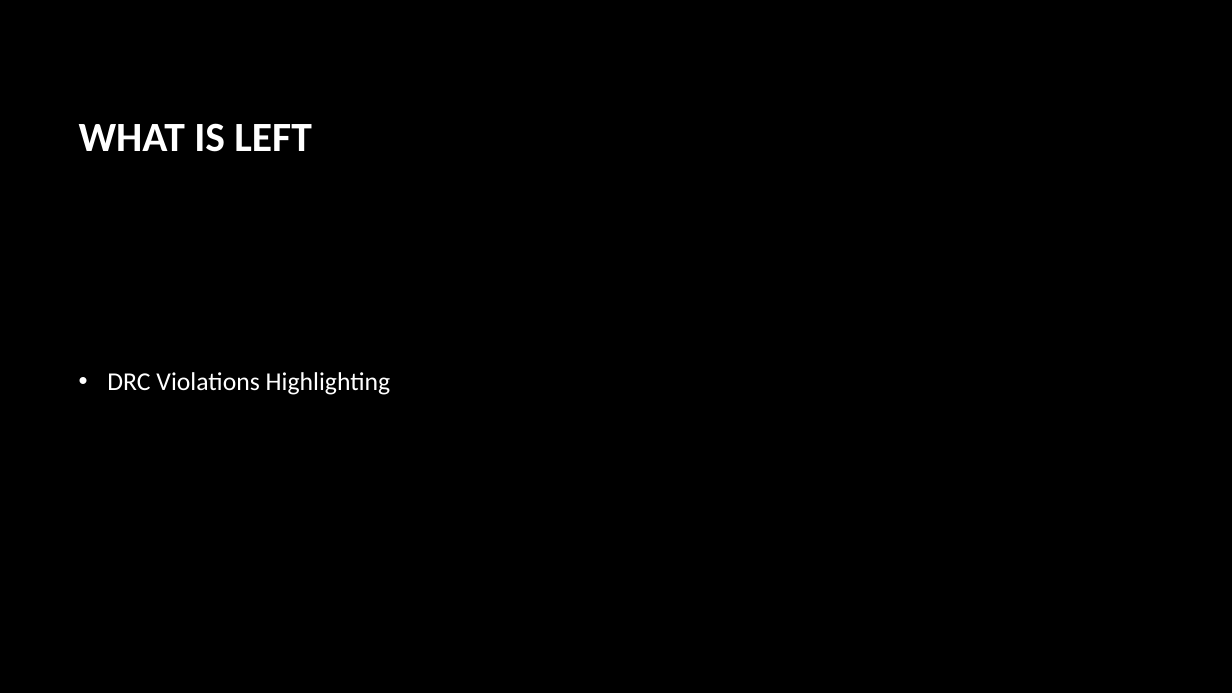
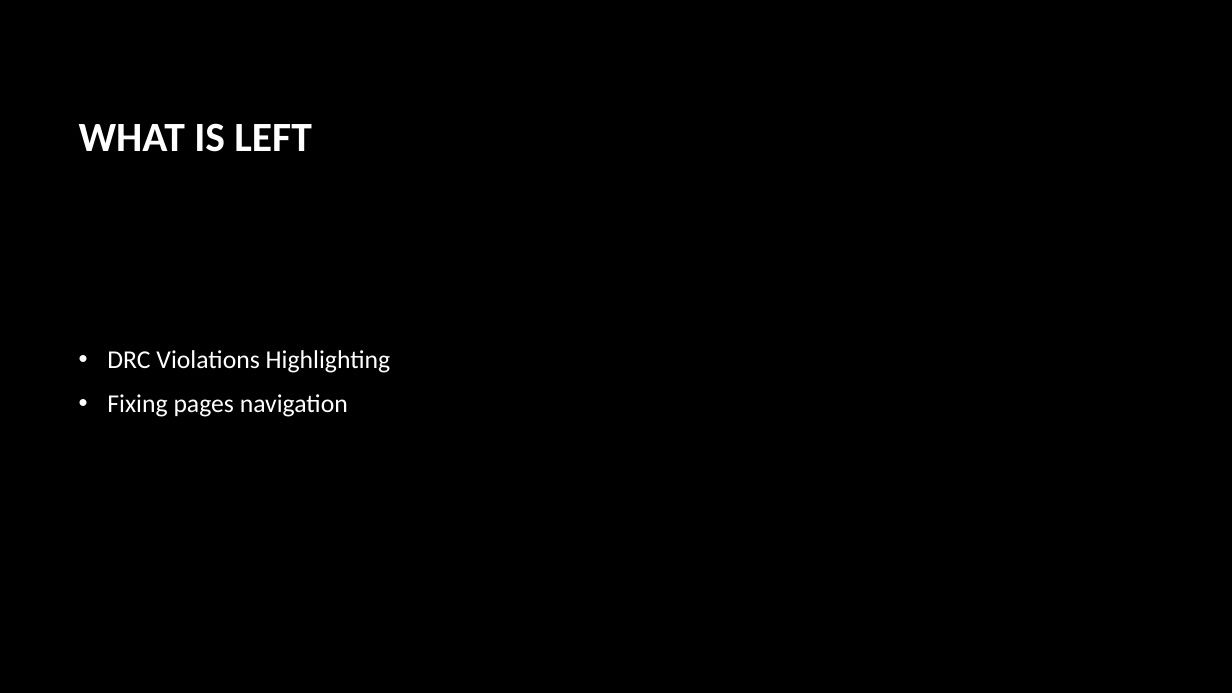
Before and after one commit to MohamedElatroush/DEFTOSVG, a slide deck: slide 4 of MS1 - DD2.pptx (slide 5 before the commit). Drawn at 1232x693 pixels with LibreOffice and Linux fonts; fonts in the diff are those of the drawing; background and template pictures are left out. Boxes give left, top, right and bottom in pixels: in the first picture for what was removed or moved away, otherwise in the second. Text is boxed around its words. In the diff, an @@ line names an element or a change of style, - is before the commit and + after.

```diff
--- a/MS1 - DD2.pptx
+++ b/MS1 - DD2.pptx
@@ text at (107, 394, 348, 417): paragraph added @@
+• Fixing pages navigation
```
